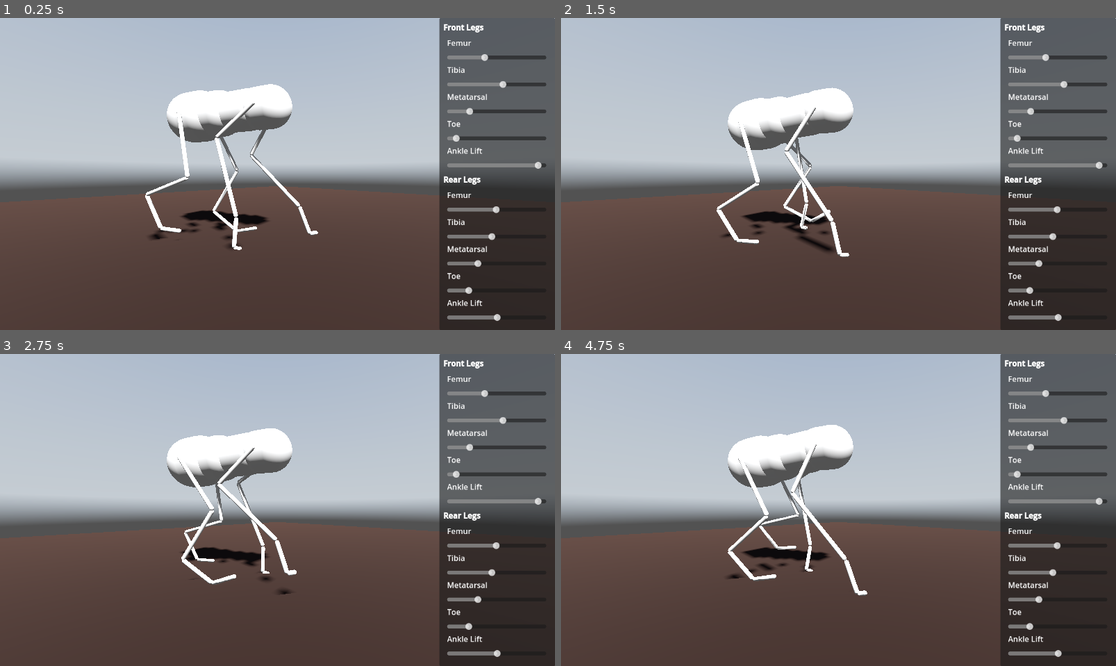
Above: before the commit, frames 1-4 (two rows, left to right).
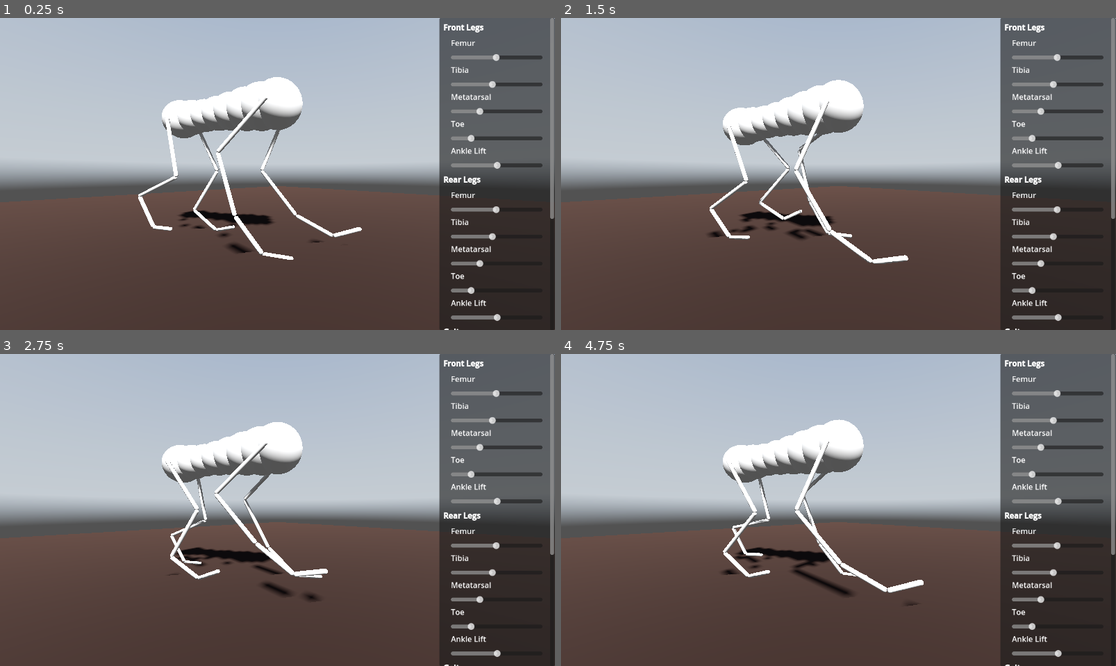
Above: after the commit, the same moments.

Repository: jehoz/legs-and-gaits
Game: Godot game, scene res://scenes/default.tscn
The game is run twice, just before and just after one commit, with the same random seed, the same clock (stepped at 60 frames per second) and the same inputs. A sky picture missing from this copy of the repository is replaced by a grey-blue gradient.
Inputs:
- Up to frame 1 (0.25 s): no input
- Up to frame 2 (1.5 s): no input
- Up to frame 3 (2.75 s): no input
- Up to frame 4 (4.75 s): no input

The runs differ from the first frame. In frame 1, 5.6% of the frame differs, in the area x 24-100%, y 0-100%; in frame 2, 5.8%, in the area x 26-100%, y 0-100%; in frame 3, 5.5%; in frame 4, 5.8%.
Error before the commit: Invalid assignment of property or key 'step' with value of type 'float' on a base object of type 'Nil'. (res://scenes/control_panel.gd:82)

Commit message:
Refactor blueprints and how they are instantiated

Diff:
--- a/scenes/control_panel.gd
+++ b/scenes/control_panel.gd
@@ -46,8 +46,8 @@
 
 func _ready():
 	var bp: CreatureBlueprint = creature.blueprint
-	var front_leg: LegBlueprint = bp.body_segments[0].leg_blueprint
-	var rear_leg: LegBlueprint = bp.body_segments[-1].leg_blueprint
+	var front_leg: LegBlueprint = bp.front_leg_blueprint
+	var rear_leg: LegBlueprint = bp.rear_leg_blueprint
 
 	for slider in [
 			front_femur_slider, front_tibia_slider,
@@ -121,8 +121,8 @@
 		slider.value_changed.connect(update_blueprint)
 
 func update_blueprint(value):
-	var front_leg: LegBlueprint = creature.blueprint.body_segments[0].leg_blueprint
-	var rear_leg: LegBlueprint = creature.blueprint.body_segments[-1].leg_blueprint
+	var front_leg: LegBlueprint = creature.blueprint.front_leg_blueprint
+	var rear_leg: LegBlueprint = creature.blueprint.rear_leg_blueprint
 
 	front_leg.femur_length = front_femur_slider.value
 	front_leg.tibia_length = front_tibia_slider.value
@@ -136,17 +136,15 @@
 	rear_leg.toe_length = rear_toe_slider.value
 	rear_leg.ankle_lift = rear_ankle_lift_slider.value
 
-	front_leg.phase_offset = 0
-	rear_leg.phase_offset = phase_offset_slider.value
+	creature.blueprint.speed = gait_speed_slider.value
+	creature.blueprint.step_height = step_height_slider.value
+	creature.blueprint.step_length = step_length_slider.value
+	#creature.blueprint.osc_vertical_bias = up_down_bias_slider.value
+	#creature.blueprint.osc_horizontal_bias = front_back_bias_slider.value
 
-	for leg in [front_leg, rear_leg]:
-		leg.speed = gait_speed_slider.value
-		leg.step_height = step_height_slider.value
-		leg.step_length = step_length_slider.value
-		leg.osc_vertical_bias = up_down_bias_slider.value
-		leg.osc_horizontal_bias = front_back_bias_slider.value
+	creature.blueprint.leg_pair_phase_difference = phase_offset_slider.value
 
-	creature.blueprint.body_segments[0].leg_blueprint = front_leg
-	creature.blueprint.body_segments[-1].leg_blueprint = rear_leg
+	creature.blueprint.front_leg_blueprint = front_leg
+	creature.blueprint.rear_leg_blueprint = rear_leg
 
-	creature.propagate_blueprint_changes()
+	creature.apply_blueprint_changes()
--- a/scenes/default.tscn
+++ b/scenes/default.tscn
@@ -1,38 +1,26 @@
-[gd_scene load_steps=19 format=3 uid="uid://coip7ho7vu6cf"]
+[gd_scene load_steps=15 format=3 uid="uid://coip7ho7vu6cf"]
 
 [ext_resource type="Script" path="res://scripts/creature.gd" id="1_e1xh8"]
 [ext_resource type="Script" path="res://scripts/blueprint/leg_blueprint.gd" id="2_sau8g"]
-[ext_resource type="Script" path="res://scripts/blueprint/body_segment_blueprint.gd" id="3_yjyq1"]
 [ext_resource type="Script" path="res://scripts/blueprint/creature_blueprint.gd" id="4_kntse"]
 [ext_resource type="Texture2D" uid="uid://uydeaoymddl7" path="res://assets/kloofendal_48d_partly_cloudy_puresky_2k.hdr" id="5_8pggb"]
 [ext_resource type="Script" path="res://scenes/control_panel.gd" id="6_3ibm0"]
 
-[sub_resource type="Resource" id="Resource_4swe1"]
+[sub_resource type="Curve" id="Curve_ed4xn"]
+max_value = 0.2
+_data = [Vector2(0, 0.167033), 0.0, 0.0, 0, 0, Vector2(0.395555, 0.127473), 0.0141287, 0.0141287, 0, 0, Vector2(1, 0.173626), 0.0, 0.0, 0, 0]
+point_count = 3
+
+[sub_resource type="Resource" id="Resource_vg5k8"]
 script = ExtResource("2_sau8g")
-femur_length = 0.37
-tibia_length = 0.57
-metatarsal_length = 0.21
-toe_length = 0.06
-ankle_lift = 1.5
+femur_length = 0.5
+tibia_length = 0.45
+metatarsal_length = 0.3
+toe_length = 0.2
+ankle_lift = 0.8
 leg_type = 0
 
-[sub_resource type="Resource" id="Resource_7xwdi"]
-script = ExtResource("3_yjyq1")
-radius = 0.15
-length = 0.1
-leg_blueprint = SubResource("Resource_4swe1")
-
-[sub_resource type="Resource" id="Resource_uxhh3"]
-script = ExtResource("3_yjyq1")
-radius = 0.15
-length = 0.25
-
-[sub_resource type="Resource" id="Resource_15lq8"]
-script = ExtResource("3_yjyq1")
-radius = 0.175
-length = 0.25
-
-[sub_resource type="Resource" id="Resource_0fvg2"]
+[sub_resource type="Resource" id="Resource_7scyc"]
 script = ExtResource("2_sau8g")
 femur_length = 0.5
 tibia_length = 0.45
@@ -41,17 +29,20 @@
 ankle_lift = 0.8
 leg_type = 1
 
-[sub_resource type="Resource" id="Resource_xxp1j"]
-script = ExtResource("3_yjyq1")
-radius = 0.2
-length = 0.1
-leg_blueprint = SubResource("Resource_0fvg2")
-
 [sub_resource type="Resource" id="Resource_0glcd"]
 script = ExtResource("4_kntse")
-body_segments = Array[ExtResource("3_yjyq1")]([SubResource("Resource_7xwdi"), SubResource("Resource_uxhh3"), SubResource("Resource_15lq8"), SubResource("Resource_xxp1j")])
-speed = 3.62
-leg_pair_phase_difference = 1.571
+body_length = 1.0
+body_shape = SubResource("Curve_ed4xn")
+num_body_segments = 8
+front_leg_blueprint = SubResource("Resource_vg5k8")
+rear_leg_blueprint = SubResource("Resource_7scyc")
+speed = 3.5
+leg_pair_phase_difference = 1.5708
+leg_side_phase_difference = 3.14159
+step_height = 0.125
+step_length = 0.25
+osc_vertical_bias = -1.0
+osc_horizontal_bias = 0.5
 
 [sub_resource type="StandardMaterial3D" id="StandardMaterial3D_dcppm"]
 albedo_color = Color(0.160784, 0.101961, 0.0705882, 1)
@@ -108,7 +99,7 @@
 anchor_bottom = 1.0
 offset_left = -240.0
 
-[node name="Panel" type="Panel" parent="CanvasLayer/Control" …(231 unchanged characters)… ar_toe_slider", "rear_ankle_lift_slider")]
+[node name="Panel" type="Panel" parent="CanvasLayer/Control" …(231 unchanged characters)… ar_toe_slider", "rear_ankle_lift_slider", "gait_speed_slider", "phase_offset_slider", "step_height_slider", "step_length_slider", "up_down_bias_slider", "front_back_bias_slider")]
 layout_mode = 1
 anchors_preset = 15
 anchor_right = 1.0
@@ -128,6 +119,12 @@
 rear_metatarsal_slider = NodePath("ScrollContainer/MarginContainer/VBoxContainer/MarginContainer2/VBoxContainer/RearMetatarsalSlider")
 rear_toe_slider = NodePath("ScrollContainer/MarginContainer/VBoxContainer/MarginContainer2/VBoxContainer/RearToeSlider")
 rear_ankle_lift_slider = NodePath("ScrollContainer/MarginContainer/VBoxContainer/MarginContainer2/VBoxContainer/RearAnkleLiftSlider")
+gait_speed_slider = NodePath("ScrollContainer/MarginContainer/VBoxContainer/MarginContainer3/VBoxContainer/SpeedSlider")
+phase_offset_slider = NodePath("ScrollContainer/MarginContainer/VBoxContainer/MarginContainer3/VBoxContainer/PhaseOffsetSlider")
+step_height_slider = NodePath("ScrollContainer/MarginContainer/VBoxContainer/MarginContainer3/VBoxContainer/StepHeightSlider")
+step_length_slider = NodePath("ScrollContainer/MarginContainer/VBoxContainer/MarginContainer3/VBoxContainer/StepLengthSlider")
+up_down_bias_slider = NodePath("ScrollContainer/MarginContainer/VBoxContainer/MarginContainer3/VBoxContainer/UpDownBiasSlider")
+front_back_bias_slider = NodePath("ScrollContainer/MarginContainer/VBoxContainer/MarginContainer3/VBoxContainer/FrontBackBiasSlider")
 
 [node name="ScrollContainer" type="ScrollContainer" parent="CanvasLayer/Control/Panel"]
 layout_mode = 1
@@ -159,7 +156,7 @@
 
 [node name="MarginContainer" type="MarginContainer" parent="CanvasLayer/Control/Panel/ScrollContainer/MarginContainer/VBoxContainer"]
 layout_mode = 2
-theme_override_constants/margin_left = 8
+theme_override_constants/margin_left = 16
 theme_override_constants/margin_right = 8
 
 [node name="VBoxContainer" type="VBoxContainer" parent="CanvasLayer/Control/Panel/ScrollContainer/MarginContainer/VBoxContainer/MarginContainer"]
@@ -219,7 +216,7 @@
 
 [node name="MarginContainer2" type="MarginContainer" parent="CanvasLayer/Control/Panel/ScrollContainer/MarginContainer/VBoxContainer"]
 layout_mode = 2
-theme_override_constants/margin_left = 8
+theme_override_constants/margin_left = 16
 theme_override_constants/margin_right = 8
 
 [node name="VBoxContainer" type="VBoxContainer" parent="CanvasLayer/Control/Panel/ScrollContainer/MarginContainer/VBoxContainer/MarginContainer2"]
@@ -270,3 +267,72 @@
 [node name="RearAnkleLiftSlider" type="HSlider" parent="CanvasLayer/Control/Panel/ScrollContainer/MarginContainer/VBoxContainer/MarginContainer2/VBoxContainer"]
 custom_minimum_size = Vector2(0, 28)
 layout_mode = 2
+
+[node name="GaitHeader" type="RichTextLabel" parent="CanvasLayer/Control/Panel/ScrollContainer/MarginContainer/VBoxContainer"]
+custom_minimum_size = Vector2(0, 28)
+layout_mode = 2
+bbcode_enabled = true
+text = "[b]Gait[/b]"
+
+[node name="MarginContainer3" type="MarginContainer" parent="CanvasLayer/Control/Panel/ScrollContainer/MarginContainer/VBoxContainer"]
+layout_mode = 2
+theme_override_constants/margin_left = 16
+theme_override_constants/margin_right = 8
+
+[node name="VBoxContainer" type="VBoxContainer" parent="CanvasLayer/Control/Panel/ScrollContainer/MarginContainer/VBoxContainer/MarginContainer3"]
+layout_mode = 2
+theme_override_constants/separation = 0
+
+[node name="SpeedLabel" type="RichTextLabel" parent="CanvasLayer/Control/Panel/ScrollContainer/MarginContainer/VBoxContainer/MarginContainer3/VBoxContainer"]
+custom_minimum_size = Vector2(0, 28)
+layout_mode = 2
+text = "Speed"
+
+[node name="SpeedSlider" type="HSlider" parent="CanvasLayer/Control/Panel/ScrollContainer/MarginContainer/VBoxContainer/MarginContainer3/VBoxContainer"]
+custom_minimum_size = Vector2(0, 28)
+layout_mode = 2
+
+[node name="PhaseOffsetLabel" type="RichTextLabel" parent="CanvasLayer/Control/Panel/ScrollContainer/MarginContainer/VBoxContainer/MarginContainer3/VBoxContainer"]
+custom_minimum_size = Vector2(0, 28)
+layout_mode = 2
+text = "Phase Offset"
+
+[node name="PhaseOffsetSlider" type="HSlider" parent="CanvasLayer/Control/Panel/ScrollContainer/MarginContainer/VBoxContainer/MarginContainer3/VBoxContainer"]
+custom_minimum_size = Vector2(0, 28)
+layout_mode = 2
+
+[node name="StepHeightLabel" type="RichTextLabel" parent="CanvasLayer/Control/Panel/ScrollContainer/MarginContainer/VBoxContainer/MarginContainer3/VBoxContainer"]
+custom_minimum_size = Vector2(0, 28)
+layout_mode = 2
+text = "Step Height"
+
+[node name="StepHeightSlider" type="HSlider" parent="CanvasLayer/Control/Panel/ScrollContainer/MarginContainer/VBoxContainer/MarginContainer3/VBoxContainer"]
+custom_minimum_size = Vector2(0, 28)
+layout_mode = 2
+
+[node name="UpDownBiasLabel" type="RichTextLabel" parent="CanvasLayer/Control/Panel/ScrollContainer/MarginContainer/VBoxContainer/MarginContainer3/VBoxContainer"]
+custom_minimum_size = Vector2(0, 28)
+layout_mode = 2
+text = "Step Up/Down Bias"
+
+[node name="UpDownBiasSlider" type="HSlider" parent="CanvasLayer/Control/Panel/ScrollContainer/MarginContainer/VBoxContainer/MarginContainer3/VBoxContainer"]
+custom_minimum_size = Vector2(0, 28)
+layout_mode = 2
+
+[node name="StepLengthLabel" type="RichTextLabel" parent="CanvasLayer/Control/Panel/ScrollContainer/MarginContainer/VBoxContainer/MarginContainer3/VBoxContainer"]
+custom_minimum_size = Vector2(0, 28)
+layout_mode = 2
+text = "Step Length"
+
+[node name="StepLengthSlider" type="HSlider" parent="CanvasLayer/Control/Panel/ScrollContainer/MarginContainer/VBoxContainer/MarginContainer3/VBoxContainer"]
+custom_minimum_size = Vector2(0, 28)
+layout_mode = 2
+
+[node name="FrontBackBiasLabel" type="RichTextLabel" parent="CanvasLayer/Control/Panel/ScrollContainer/MarginContainer/VBoxContainer/MarginContainer3/VBoxContainer"]
+custom_minimum_size = Vector2(0, 28)
+layout_mode = 2
+text = "Step Front/Back Bias"
+
+[node name="FrontBackBiasSlider" type="HSlider" parent="CanvasLayer/Control/Panel/ScrollContainer/MarginContainer/VBoxContainer/MarginContainer3/VBoxContainer"]
+custom_minimum_size = Vector2(0, 28)
+layout_mode = 2
--- a/scripts/blueprint/body_segment_blueprint.gd
+++ /dev/null
@@ -1,10 +0,0 @@
-class_name BodySegmentBlueprint extends Resource
-
-@export var radius: float = 0.2
-@export var length: float = 0.2
-@export var leg_blueprint: LegBlueprint = null
-
-# populated by parent blueprint
-var _z_offset: float = 0
-var _speed: float = 1.0
-var _phase_offset: float = 0
--- a/scripts/blueprint/creature_blueprint.gd
+++ b/scripts/blueprint/creature_blueprint.gd
@@ -1,7 +1,43 @@
 class_name CreatureBlueprint extends Resource
 
-@export var body_segments: Array[BodySegmentBlueprint] = []
-@export var speed: float = 1.0
+@export_group("Body")
+@export var body_length: float = 1.0
+@export var body_shape: Curve
+@export var num_body_segments: int = 5
+
+@export_group("Legs")
+@export var front_leg_blueprint: LegBlueprint
+@export var rear_leg_blueprint: LegBlueprint
+
+@export_group("Gait")
+@export var speed: float = 3.5
 
 ## Difference in oscillator phases between front and back legs
 @export var leg_pair_phase_difference = PI/2
+
+## Difference in oscillator phases between left and right leg of same pair
+@export var leg_side_phase_difference = PI
+
+@export var step_height = 0.125
+@export var step_length = 0.25
+@export var osc_vertical_bias = -1.0
+@export var osc_horizontal_bias = 0.5
+
+## propagates gait values to leg blueprints
+func update_legs():
+	for leg_bp in [front_leg_blueprint, rear_leg_blueprint]:
+		if leg_bp == null:
+			continue
+
+		leg_bp.speed = speed
+		leg_bp.step_height = step_height
+		leg_bp.step_length = step_length
+		leg_bp.osc_vertical_bias = osc_vertical_bias
+		leg_bp.osc_horizontal_bias = osc_horizontal_bias
+
+		leg_bp.side_phase_difference = leg_side_phase_difference
+
+	if front_leg_blueprint != null:
+		front_leg_blueprint.base_phase_offset = 0
+	if rear_leg_blueprint != null:
+		rear_leg_blueprint.base_phase_offset = leg_pair_phase_difference
--- a/scripts/blueprint/leg_blueprint.gd
+++ b/scripts/blueprint/leg_blueprint.gd
@@ -10,8 +10,11 @@
 @export var leg_type: LegType = LegType.LEG_BACK
 
 # populated by parent blueprint
-var _speed: float = 1.0
-var _phase_offset: float = 0
+var speed: float = 1.0
+var base_phase_offset: float = 0
+var side_phase_difference: float = PI
 
-var _step_height: float = 0.25
-var _step_distance: float = 0.25
+var step_height: float = 0.125
+var step_length: float = 0.25
+var osc_vertical_bias = -1.0
+var osc_horizontal_bias = 0.5
--- a/scripts/body_segment.gd
+++ b/scripts/body_segment.gd
@@ -10,31 +10,30 @@
 var z_offset: float = 0
 var y_velocity: float = 0
 
-func _init(blueprint: BodySegmentBlueprint):
-	radius = blueprint.radius
-	length = blueprint.length
-	z_offset = blueprint._z_offset
+func _init(radius: float, length: float, z_offset: float):
+	self.radius = radius
+	self.length = length
+	self.z_offset = z_offset
 
-	if blueprint.leg_blueprint != null:
-		blueprint.leg_blueprint._speed = blueprint._speed
-		blueprint.leg_blueprint._phase_offset = blueprint._phase_offset
-
-		leg_l = Leg.new(blueprint.leg_blueprint)
+func set_legs(leg_blueprint: LegBlueprint, phase_offset: float):
+	if leg_l == null:  # assume that if one leg is exists, both exist
+		leg_l = Leg.new(leg_blueprint, phase_offset)
 		leg_l.name = "Leg L"
 		add_child(leg_l)
 
-		leg_r = Leg.new(blueprint.leg_blueprint, PI)
+		leg_r = Leg.new(leg_blueprint, phase_offset + leg_blueprint.side_phase_difference)
 		leg_r.name = "Leg R"
 		add_child(leg_r)
 
+	else:
+		leg_l.update_from_blueprint(leg_blueprint, phase_offset)
+		leg_r.update_from_blueprint(leg_blueprint, phase_offset + leg_blueprint.side_phase_difference)
+
+	resting_height = leg_l.max_length() * 0.85
+	leg_l.position.x = -radius
+	leg_r.position.x = radius
+
 func _ready():
-	if leg_l != null:
-		resting_height = leg_l.max_length() * 0.85
-		leg_l.position.x = -radius
-
-	if leg_r != null:
-		leg_r.position.x = radius
-
 	var mesh = MeshInstance3D.new()
 	mesh.mesh = CapsuleMesh.new()
 	mesh.mesh.radius = radius
--- a/scripts/creature.gd
+++ b/scripts/creature.gd
@@ -11,32 +11,26 @@
 	var body_ik_solver = BodyIKSolver.new()
 	add_child(body_ik_solver)
 
-	var leg_pair = 0
-	var last_segment_z = 0
-	var i = 0
-	for segment_blueprint in blueprint.body_segments:
-		segment_blueprint._speed = blueprint.speed
-		segment_blueprint._phase_offset = leg_pair * blueprint.leg_pair_phase_difference
-		segment_blueprint._z_offset = last_segment_z + segment_blueprint.length
-		last_segment_z = segment_blueprint._z_offset
+	for i in range(blueprint.num_body_segments):
+		var relative_pos = float(i) / blueprint.num_body_segments
+		var radius = blueprint.body_shape.sample(1.0 - relative_pos)
+		var length = max(0, (blueprint.body_length / blueprint.num_body_segments) - radius)
+		var z_offset = relative_pos * blueprint.body_length
 
-		var bs = BodySegment.new(segment_blueprint)
+		var bs = BodySegment.new(radius, length, z_offset)
 		bs.name = "BodySegment" + str(i)
 		add_child(bs)
 		body_segments.append(bs)
 		body_ik_solver.segments.append(bs)
-		i += 1
-		if segment_blueprint.leg_blueprint:
-			leg_pair += 1
 
-func propagate_blueprint_changes():
+	blueprint.update_legs()
+	body_segments[0].set_legs(blueprint.front_leg_blueprint, 0)
+	body_segments[-1].set_legs(blueprint.rear_leg_blueprint, blueprint.leg_pair_phase_difference)
+
+func apply_blueprint_changes():
 	if blueprint == null:
 		return
 
-	for i in range(body_segments.size()):
-		var segment = body_segments[i]
-		var segment_blueprint = blueprint.body_segments[i]
-		# for now pretend legs will always stay where they are
-		if segment_blueprint.leg_blueprint != null:
-			segment.leg_l.update_from_blueprint(segment_blueprint.leg_blueprint)
-			segment.leg_r.update_from_blueprint(segment_blueprint.leg_blueprint)
+	blueprint.update_legs()
+	body_segments[0].set_legs(blueprint.front_leg_blueprint, 0)
+	body_segments[-1].set_legs(blueprint.rear_leg_blueprint, blueprint.leg_pair_phase_difference)
--- a/scripts/leg.gd
+++ b/scripts/leg.gd
@@ -7,6 +7,11 @@
 @export var metatarsal_length: float = 0.3
 @export var toe_length: float = 0.2
 @export var ankle_lift: float = 0.8
+
+@export var step_height: float = 0.125
+@export var step_length: float = 0.25
+@export var osc_vertical_bias: float = -1.0
+@export var osc_horizontal_bias: float = 0.5
 
 @export var leg_type: LegBlueprint.LegType = LegBlueprint.LegType.LEG_BACK
 
@@ -18,7 +23,7 @@
 var metatarsal: Node3D = null
 var toe: Node3D = null
 
-func _init(blueprint: LegBlueprint, phase_offset: float = 0):
+func _init(blueprint: LegBlueprint, phase_offset: float):
 	# copy values from blueprint
 	femur_length = blueprint.femur_length
 	tibia_length = blueprint.tibia_length
@@ -28,7 +33,7 @@
 	leg_type = blueprint.leg_type
 
 	if oscillator == null:
-		oscillator = Oscillator.new(blueprint._speed, blueprint._phase_offset + phase_offset)
+		oscillator = Oscillator.new(blueprint.speed, phase_offset)
 		oscillator.name = "Oscillator"
 		add_child(oscillator)
 	if foot_target == null:
@@ -77,13 +82,21 @@
 
 	return segment
 
-func update_from_blueprint(blueprint: LegBlueprint):
+func update_from_blueprint(blueprint: LegBlueprint, new_phase_offset: float):
 	femur_length = blueprint.femur_length
 	tibia_length = blueprint.tibia_length
 	metatarsal_length = blueprint.metatarsal_length
 	toe_length = blueprint.toe_length
 	ankle_lift = blueprint.ankle_lift
 	leg_type = blueprint.leg_type
+
+	step_height = blueprint.step_height * max_length()
+	step_length = blueprint.step_length * max_length()
+	osc_vertical_bias = blueprint.osc_vertical_bias
+	osc_horizontal_bias = blueprint.osc_horizontal_bias
+
+	oscillator.frequency = blueprint.speed
+	oscillator.phase = new_phase_offset
 
 func update_segment_lengths():
 	var helper = func update_segment(segment, segment_length, parent_length):
@@ -101,12 +114,12 @@
 	return femur_length + tibia_length + metatarsal_length * sin(ankle_lift)
 
 func move_foot_target():
-	var step_height = max_length() * 0.125
-	var step_distance = step_height * 2.0
+	#var step_height = max_length() * 0.125
+	#var step_distance = step_height * 2.0
 	var forward = -global_basis.z
 
-	foot_target.global_position = global_position + (forward * (oscillator.skewed(0.5) * step_distance))
-	foot_target.global_position.y = max(0, oscillator.asymmetric(-1.0, PI/2)) * step_height
+	foot_target.global_position = global_position + (forward * (oscillator.skewed(osc_horizontal_bias) * step_length))
+	foot_target.global_position.y = max(0, oscillator.asymmetric(osc_vertical_bias, PI/2)) * step_height
 
 func is_load_phase():
 	return foot_target.global_position.y <= 0 and foot_target.position.z > 0
